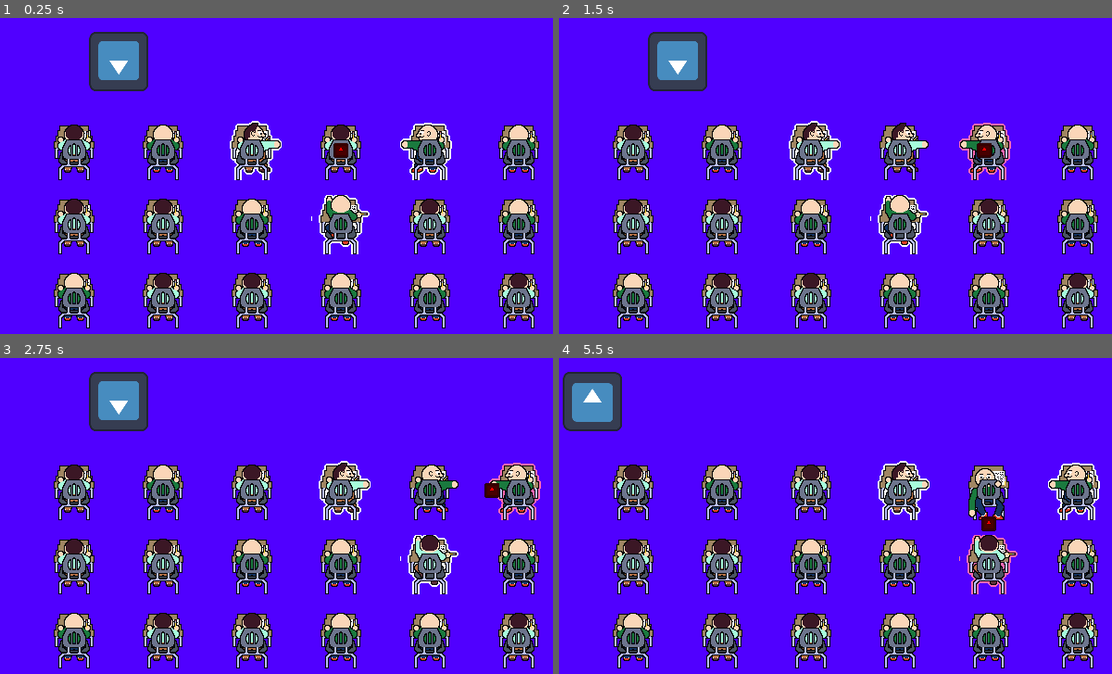
Above: before the commit, frames 1-4 (two rows, left to right).
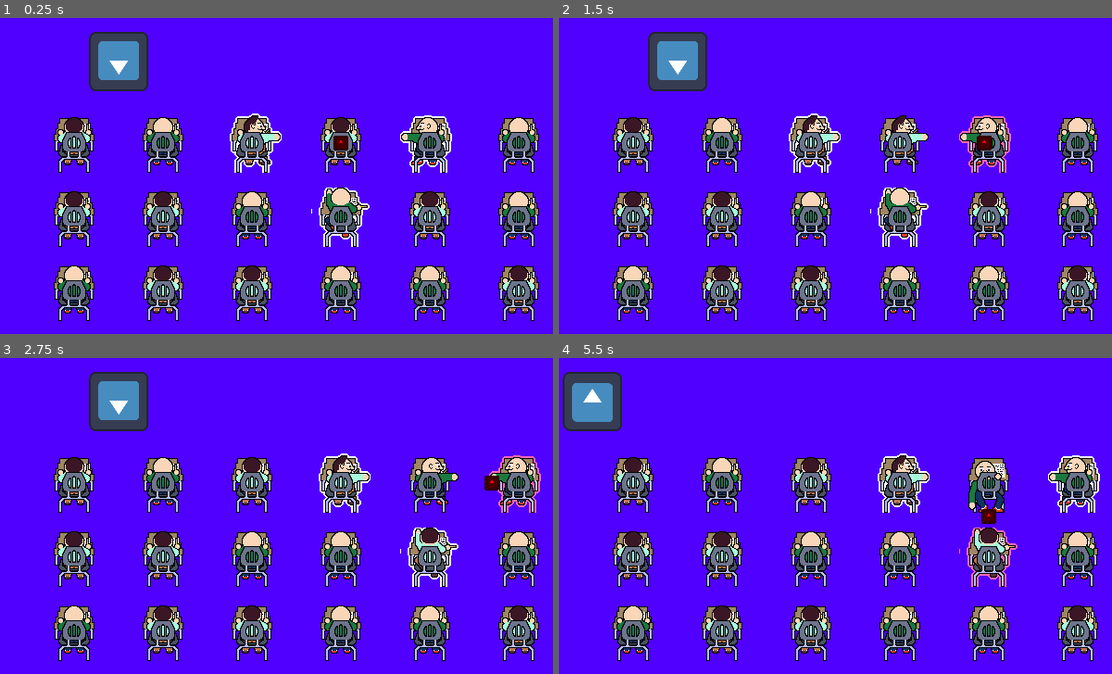
Above: after the commit, the same moments.

Repository: RacBrosGaming/Love-Note
Game: Godot game, scene res://Levels/class_room.tscn
Same seed, same stepped clock (60 frames per second), same inputs: the game is played once before the commit and once after it. The engine's default icon, where the game draws it, is replaced by a stand-in: a white triangle on a blue panel in a dark square.
Inputs (mouse positions are in pixels of both pictures, inside the frame that each line leads up to):
- Up to frame 1 (0.25 s): no input
- Up to frame 2 (1.5 s): move the mouse to (630, 150) at 0.52 s; hold Right (right) 0.53-1.28 s; hold Space (select) 0.53-1.28 s; click (630, 150) at 0.67 s; move the mouse to (630, 223) at 1.27 s; hold Down (down) from 1.28 s (still down); tap Space (select) at 1.35 s; click (630, 223) at 1.42 s
- Up to frame 3 (2.75 s): move the mouse to (71, 639) at 2.02 s; release Down (down) at 2.03 s; hold Right (right) from 2.03 s (still down); hold Space (select) from 2.03 s (still down); click (71, 639) at 2.17 s
- Up to frame 4 (5.5 s): move the mouse to (719, 490) at 2.77 s; release Right (right) at 2.78 s; release Space (select) at 2.78 s; hold Up (up) 2.78-3.53 s; tap Space (select) at 2.85, 4.35 s; click (719, 490) at 2.92 s; move the mouse to (719, 563) at 3.52 s; hold Space (select) 3.53-4.28 s; hold Left (left) 3.53-5.03 s; click (719, 563) at 3.67 s; move the mouse to (719, 639) at 4.27 s; click (719, 639) at 4.42 s; move the mouse to (813, 490) at 5.02 s; hold Down (down) from 5.03 s (still down); hold Space (select) from 5.03 s (still down); click (813, 490) at 5.17 s

The runs differ from the first frame. In frame 1, 17% of the frame differs, in the area x 9-98%, y 30-99%; in frame 2, 17%; in frame 3, 17%; in frame 4, 17%.

Commit message:
Working on respawn

Diff:
--- a/Levels/class_room.gd
+++ b/Levels/class_room.gd
@@ -1,4 +1,11 @@
 extends Node2D
+
+@onready var teacher: Teacher = $Teacher
+@onready var grid_position: Marker2D = $GridPosition
+
+const GRID = preload("res://Scenes/grid.tscn")
+
+var grid_transform: Transform2D
 
 #@onready var grid: Node2D = $Grid
 #
@@ -6,17 +13,16 @@
 
 # Called when the node enters the scene tree for the first time.
 func _ready() -> void:
-	pass
-	#for i: int in grid.desks.size():
-		#for j: int in grid.desks[i].size():
-			#grid.desks[i][j].desk_selected.connect(_on_desk_selected.bind([i, j]))
-
-#func _on_desk_selected(extra_args: Array) -> void:
-	#var column: int = extra_args[0]
-	#var row: int = extra_args[1]
-	#note_position = grid.grid_to_pixel(column, row)
-	#grid.note.position = note_position
+	teacher.note_found.connect(_on_note_found)
 
 # Called every frame. 'delta' is the elapsed time since the previous frame.
 func _process(_delta: float) -> void:
 	pass
+
+func _on_note_found(note: Note) -> void:
+	if is_instance_valid(grid_position):
+		var children := grid_position.get_children()
+		for child in children:
+			child.queue_free()
+		var grid := GRID.instantiate()
+		grid_position.add_child(grid)
--- a/Levels/class_room.tscn
+++ b/Levels/class_room.tscn
@@ -1,8 +1,7 @@
-[gd_scene load_steps=8 format=3 uid="uid://bxby0dmjb6vx4"]
+[gd_scene load_steps=7 format=3 uid="uid://bxby0dmjb6vx4"]
 
 [ext_resource type="Script" path="res://Levels/class_room.gd" id="1_o8rf2"]
-[ext_resource type="Script" path="res://Levels/grid.gd" id="2_w7osn"]
-[ext_resource type="Resource" uid="uid://djkfb1tnkc8wv" path="res://Resources/grid_data.tres" id="3_n7on6"]
+[ext_resource type="PackedScene" uid="uid://bycek0e5qii0i" path="res://Scenes/grid.tscn" id="2_ctuag"]
 [ext_resource type="PackedScene" uid="uid://uyj6biijy682" path="res://Scenes/teacher.tscn" id="4_mgn65"]
 
 [sub_resource type="PlaceholderTexture2D" id="PlaceholderTexture2D_lhpta"]
@@ -24,10 +23,11 @@
 offset_bottom = 360.0
 texture = SubResource("PlaceholderTexture2D_lhpta")
 
-[node name="Grid" type="Node2D" parent="."]
-position = Vector2(16, 96)
-script = ExtResource("2_w7osn")
-grid_data = ExtResource("3_n7on6")
+[node name="GridPosition" type="Marker2D" parent="."]
+position = Vector2(80, 152)
+gizmo_extents = 32.0
+
+[node name="Grid" parent="GridPosition" instance=ExtResource("2_ctuag")]
 
 [node name="Teacher" parent="." instance=ExtResource("4_mgn65")]
 position = Vector2(128, 64)
--- a/Resources/grid_data.gd
+++ b/Resources/grid_data.gd
@@ -3,4 +3,3 @@
 
 @export var grid_size := Vector2i(6, 4)
 @export var grid_spacing := Vector2i(96, 64)
-@export var grid_offset :=  Vector2i(64, 32)
--- a/Resources/grid_data.tres
+++ b/Resources/grid_data.tres
@@ -6,4 +6,3 @@
 script = ExtResource("1_4drhi")
 grid_size = Vector2i(6, 3)
 grid_spacing = Vector2i(96, 80)
-grid_offset = Vector2i(64, 64)
--- a/Scenes/desk.tscn
+++ b/Scenes/desk.tscn
@@ -22,6 +22,21 @@
 radius = 24.0
 height = 64.0
 
+[sub_resource type="Animation" id="Animation_lp3xw"]
+length = 0.001
+tracks/0/type = "value"
+tracks/0/imported = false
+tracks/0/enabled = true
+tracks/0/path = NodePath("Sprite2D:frame")
+tracks/0/interp = 1
+tracks/0/loop_wrap = true
+tracks/0/keys = {
+"times": PackedFloat32Array(0),
+"transitions": PackedFloat32Array(1),
+"update": 1,
+"values": [0]
+}
+
 [sub_resource type="Animation" id="Animation_u2rxg"]
 resource_name = "idle"
 length = 0.66
@@ -38,21 +53,6 @@
 "transitions": PackedFloat32Array(1, 1),
 "update": 1,
 "values": [0, 1]
-}
-
-[sub_resource type="Animation" id="Animation_lp3xw"]
-length = 0.001
-tracks/0/type = "value"
-tracks/0/imported = false
-tracks/0/enabled = true
-tracks/0/path = NodePath("Sprite2D:frame")
-tracks/0/interp = 1
-tracks/0/loop_wrap = true
-tracks/0/keys = {
-"times": PackedFloat32Array(0),
-"transitions": PackedFloat32Array(1),
-"update": 1,
-"values": [0]
 }
 
 [sub_resource type="AnimationLibrary" id="AnimationLibrary_fxf82"]
--- a/Levels/grid.gd
+++ b/Scenes/grid.gd
@@ -8,7 +8,6 @@
 
 var desks: Array[Array] = []
 var note: Note
-var note_position: Vector2i
 
 # Called when the node enters the scene tree for the first time.
 func _ready() -> void:
@@ -38,7 +37,6 @@
 func spawn_note() -> void:
 	var column := randi_range(0, grid_data.grid_size.x - 1)
 	var row := randi_range(0, grid_data.grid_size.y - 1)
-	note_position = Vector2i(column, row)
 	note = NOTE_SCENE.instantiate() as Note
 	note.with_data(grid_to_pixel(column, row), grid_data)
 	add_child(note)
@@ -62,8 +60,8 @@
 				draw_string(default_font, string_offset, column_row_string, HORIZONTAL_ALIGNMENT_CENTER, -1, default_font_size)
 
 func grid_to_pixel(column: int, row: int) -> Vector2i:
-	var x := grid_data.grid_offset.x + grid_data.grid_spacing.x * column
-	var y := grid_data.grid_offset.y + grid_data.grid_spacing.y * row
+	var x := grid_data.grid_spacing.x * column
+	var y := grid_data.grid_spacing.y * row
 	return Vector2i(x, y)
 
 # Called every frame. 'delta' is the elapsed time since the previous frame.
--- /dev/null
+++ b/Scenes/grid.tscn
@@ -0,0 +1,8 @@
+[gd_scene load_steps=3 format=3 uid="uid://bycek0e5qii0i"]
+
+[ext_resource type="Script" path="res://Scenes/grid.gd" id="1_6gtw2"]
+[ext_resource type="Resource" uid="uid://djkfb1tnkc8wv" path="res://Resources/grid_data.tres" id="2_3qfk8"]
+
+[node name="Grid" type="Node2D"]
+script = ExtResource("1_6gtw2")
+grid_data = ExtResource("2_3qfk8")
--- a/Scenes/note.gd
+++ b/Scenes/note.gd
@@ -12,7 +12,7 @@
 var current_direction := Vector2i.ZERO
 var current_desk: Desk
 var hovered_desk: Desk
-var last_position: Vector2
+var last_position := Vector2(-1, -1)
 var nearby_desks: Dictionary#[Vector2i, Desk]
 var moving := false
 
--- a/Scenes/teacher.gd
+++ b/Scenes/teacher.gd
@@ -1,4 +1,7 @@
 extends CharacterBody2D
+class_name Teacher
+
+signal note_found(note: Note)
 
 @onready var ray_cast_2d: RayCast2D = $RayCast2D
 @onready var eyes: Area2D = $Eyes
@@ -29,7 +32,10 @@
 			direction = -direction
 		if look_for_note && is_instance_valid(note) && !note.global_position.is_equal_approx(last_note_position):
 			last_note_position = note.global_position
-			print(note_visible(note.global_position))
+			var found_note := note_visible(note.global_position)
+			if found_note:
+				note_found.emit(note)
+				look_for_note = false
 	var from := rotation
 	var to := 0.0
 	var weight := turn_smoothing * delta
@@ -54,12 +60,12 @@
 	return from + distance * weight
 
 func note_visible(target_position: Vector2) -> bool:
-	var note: Note
+	var collider: Note
 	ray_cast_2d.target_position = target_position - ray_cast_2d.global_position
 	ray_cast_2d.force_raycast_update()
 	if ray_cast_2d.is_colliding():
-		note = ray_cast_2d.get_collider() as Note
-	return is_instance_valid(note)
+		collider = ray_cast_2d.get_collider() as Note
+	return is_instance_valid(collider)
 
 func _on_eyes_area_entered(area: Area2D) -> void:
 	if area is Note:
